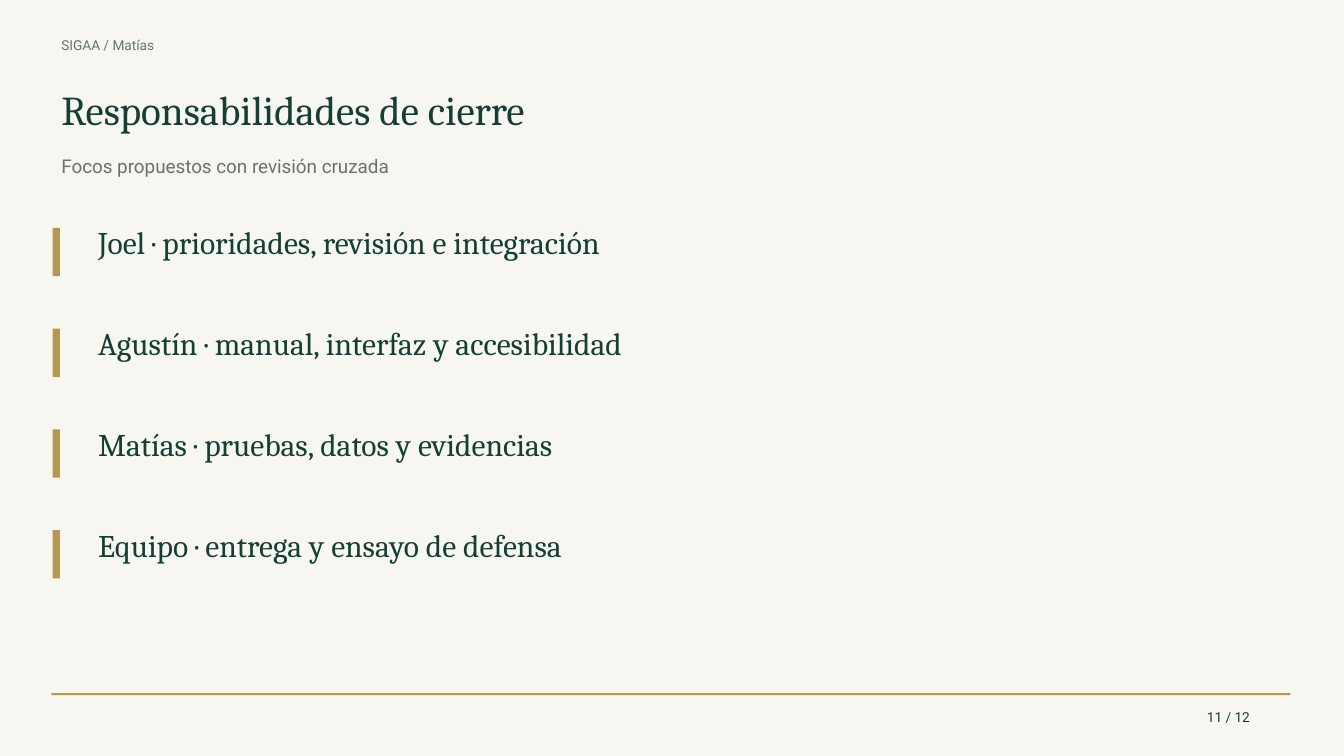
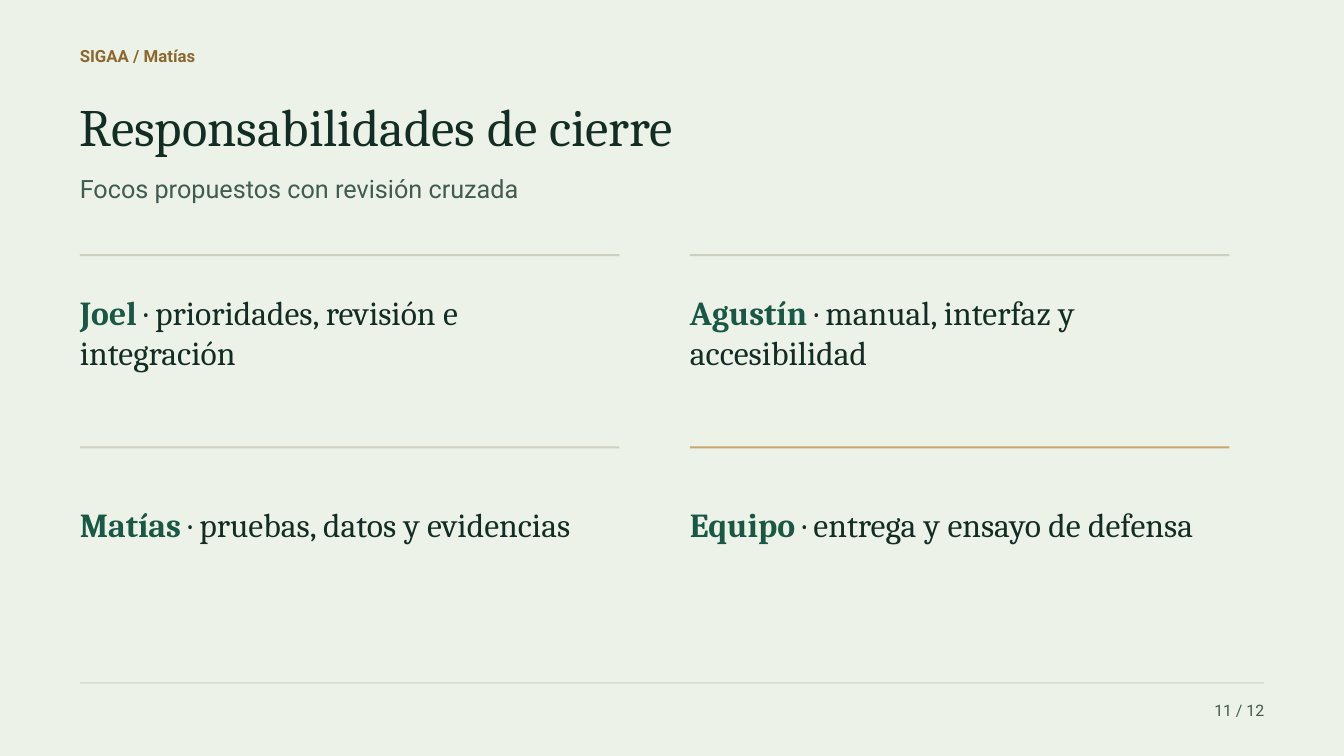
Before and after one commit to joellopez775/SIGAA-Capstone-2026, a slide deck: slide 11 of Fase 2/Evidencias Proyecto/SIGAA/output/presentaciones/Avance SIGAA - 12 noviembre 2026.pptx. Drawn at 1344x756 pixels with LibreOffice and Linux fonts; fonts in the diff are those of the drawing. Boxes give left, top, right and bottom in pixels: in the first picture for what was removed or moved away, otherwise in the second. Text is boxed around its words. In the diff, an @@ line names an element or a change of style, - is before the commit and + after.

```diff
--- a/Fase 2/Evidencias Proyecto/SIGAA/output/presentaciones/Avance SIGAA - 12 noviembre 2026.pptx
+++ b/Fase 2/Evidencias Proyecto/SIGAA/output/presentaciones/Avance SIGAA - 12 noviembre 2026.pptx
@@ background #F7F6F1 to #EDF2E8 @@
@@ text "SIGAA / Matías": place and size @@
-text "SIGAA / Matías" at <box>61,40,155,50</box>
+text "SIGAA / Matías" at <box>80,49,196,62</box>
@@ text "SIGAA / Matías" at <box>80,49,196,62</box>: size 9.8 to 12 pt, text colour #65756C to #8A682E, bold on; vertical alignment top to middle @@
@@ text "Responsabilidades de cierre": place and size @@
-text "Responsabilidades de cierre" at <box>61,96,525,134</box>
+text "Responsabilidades de cierre" at <box>80,109,673,157</box>
@@ text "Responsabilidades de cierre" at <box>80,109,673,157</box>: size 29.2 to 37.5 pt, text colour #153F35 to #122D24; vertical alignment top to middle @@
@@ text "Focos propuestos con revisión cruzada": place and size @@
-text "Focos propuestos con revisión cruzada" at <box>61,159,389,177</box>
+text "Focos propuestos con revisión cruzada" at <box>80,179,519,203</box>
@@ text "Focos propuestos con revisión cruzada" at <box>80,179,519,203</box>: size 13.5 to 18 pt, text colour #65756C to #405B50; vertical alignment top to middle @@
@@ rectangle removed at <box>52,228,59,276</box> @@
@@ rectangle added at <box>80,254,619,256</box>, fill #CDCFC1 @@
@@ rectangle added at <box>690,254,1229,256</box>, fill #CDCFC1 @@
@@ text "Joel · prioridades, revisión e ...": place and size @@
-text "Joel · prioridades, revisión e ..." at <box>98,232,599,261</box>
+text "Joel · prioridades, revisión e ..." at <box>80,301,458,373</box>
@@ text "Joel · prioridades, revisión e ..." at <box>80,301,458,373</box>: size 22.5 to 24 pt; text colour #153F35 to #1A5846, bold on in "Joel"; text colour #153F35 to #122D24 in "· prioridades, revisión e integración"; vertical alignment top to middle @@
@@ text "Agustín · manual, interfaz y ...": place and size @@
-text "Agustín · manual, interfaz y ..." at <box>98,332,621,362</box>
+text "Agustín · manual, interfaz y ..." at <box>690,301,1074,366</box>
@@ text "Agustín · manual, interfaz y ..." at <box>690,301,1074,366</box>: size 22.5 to 24 pt; text colour #153F35 to #1A5846, bold on in "Agustín"; text colour #153F35 to #122D24 in "· manual, interfaz y accesibilidad"; vertical alignment top to middle @@
@@ rectangle removed at <box>52,329,59,377</box> @@
@@ rectangle removed at <box>52,430,59,478</box> @@
@@ rectangle added at <box>80,447,619,449</box>, fill #CDCFC1 @@
@@ rectangle added at <box>690,447,1229,449</box>, fill #C8A66A @@
@@ text "Matías · pruebas, datos y ...": place and size @@
-text "Matías · pruebas, datos y ..." at <box>98,434,552,463</box>
+text "Matías · pruebas, datos y ..." at <box>80,513,570,545</box>
@@ text "Matías · pruebas, datos y ..." at <box>80,513,570,545</box>: size 22.5 to 24 pt; text colour #153F35 to #1A5846, bold on in "Matías"; text colour #153F35 to #122D24 in "· pruebas, datos y evidencias"; vertical alignment top to middle @@
@@ text "Equipo · entrega y ensayo ...": place and size @@
-text "Equipo · entrega y ensayo ..." at <box>98,534,561,564</box>
+text "Equipo · entrega y ensayo ..." at <box>690,513,1193,545</box>
@@ text "Equipo · entrega y ensayo ..." at <box>690,513,1193,545</box>: size 22.5 to 24 pt; text colour #153F35 to #1A5846, bold on in "Equipo"; text colour #153F35 to #122D24 in "· entrega y ensayo de defensa"; vertical alignment top to middle @@
@@ rectangle removed at <box>52,530,59,579</box> @@
@@ rectangle: place and size @@
-rectangle at <box>51,694,1291,696</box>
+rectangle at <box>80,683,1264,684</box>
@@ rectangle at <box>80,683,1264,684</box>: fill #B49755 to #CDCFC1 @@
@@ text "11 / 12": place and size @@
-text "11 / 12" at <box>1207,712,1250,722</box>
+text "11 / 12" at <box>1214,704,1264,716</box>
@@ text "11 / 12" at <box>1214,704,1264,716</box>: size 9.8 to 11.2 pt, text colour #153F35 to #405B50; alignment left to right; vertical alignment top to middle @@
```
Also in this commit, not shown: 11 other slides changed, 2 other files.
